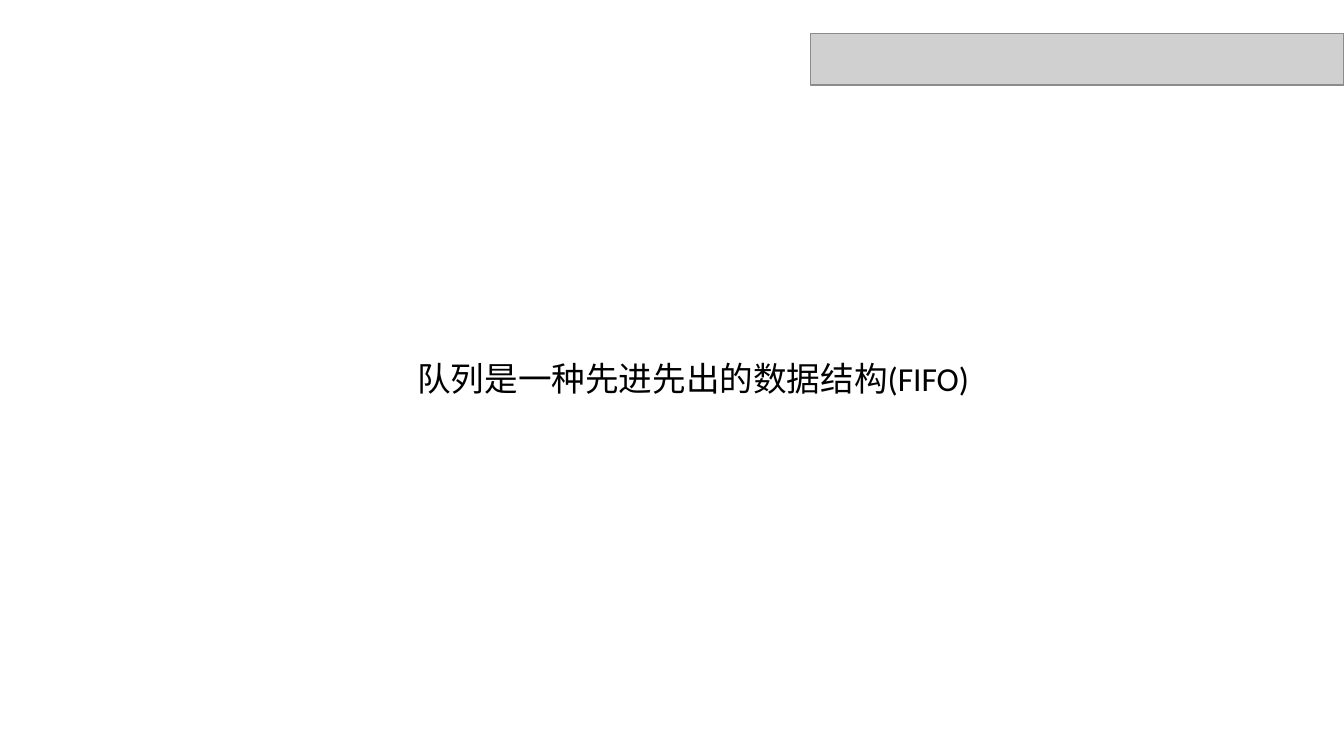
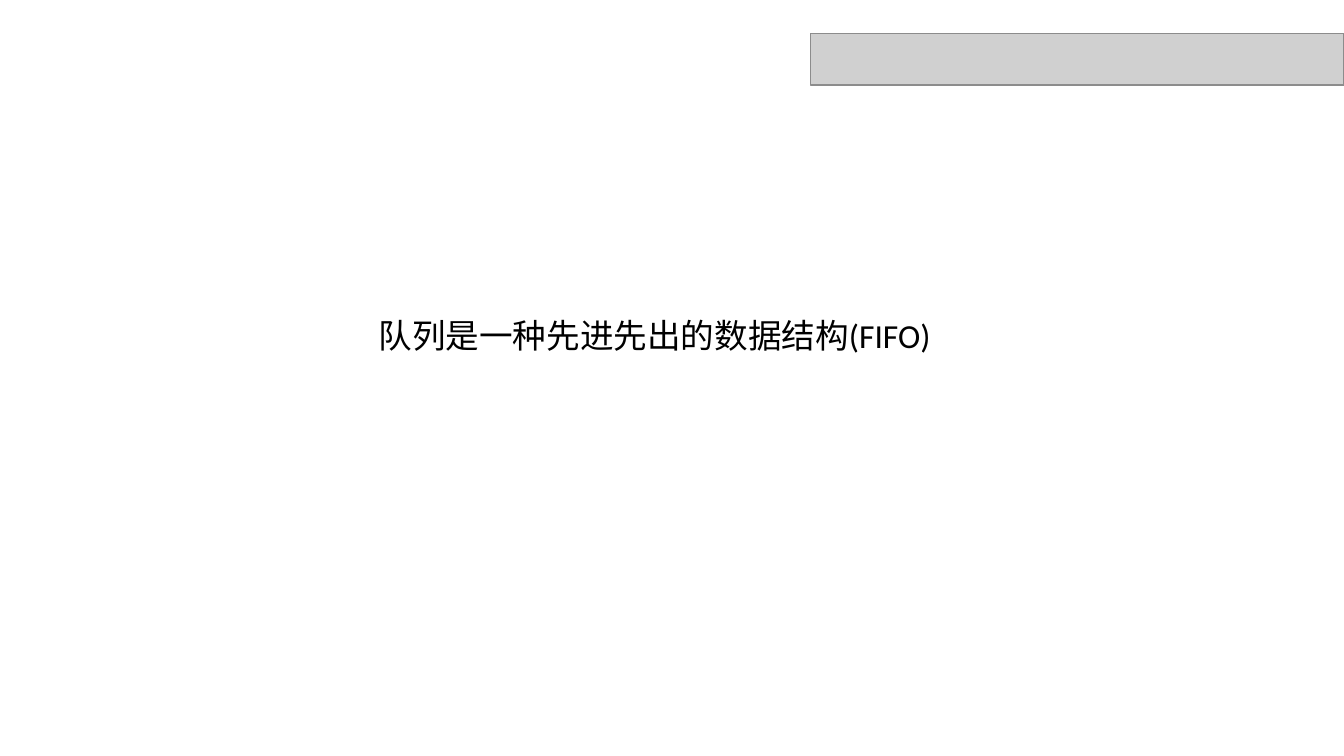
Before and after one commit to dxh122685692/doc, a slide deck: slide 5 of 分享.pptx. Drawn at 1344x756 pixels with LibreOffice and Linux fonts; fonts in the diff are those of the drawing; grey boxes stand for pictures. Boxes give left, top, right and bottom in pixels: in the first picture for what was removed or moved away, otherwise in the second. Text is boxed around its words. In the diff, an @@ line names an element or a change of style, - is before the commit and + after.

```diff
--- a/分享.pptx
+++ b/分享.pptx
@@ text "队列是一种先进先出的数据结构(FIFO)" moved from (x1=417, y1=362, x2=969, y2=396) to (x1=379, y1=319, x2=931, y2=353) @@
```
Also in this commit, not shown: 1 other slide changed, 5 slides added, 3 slides removed.
